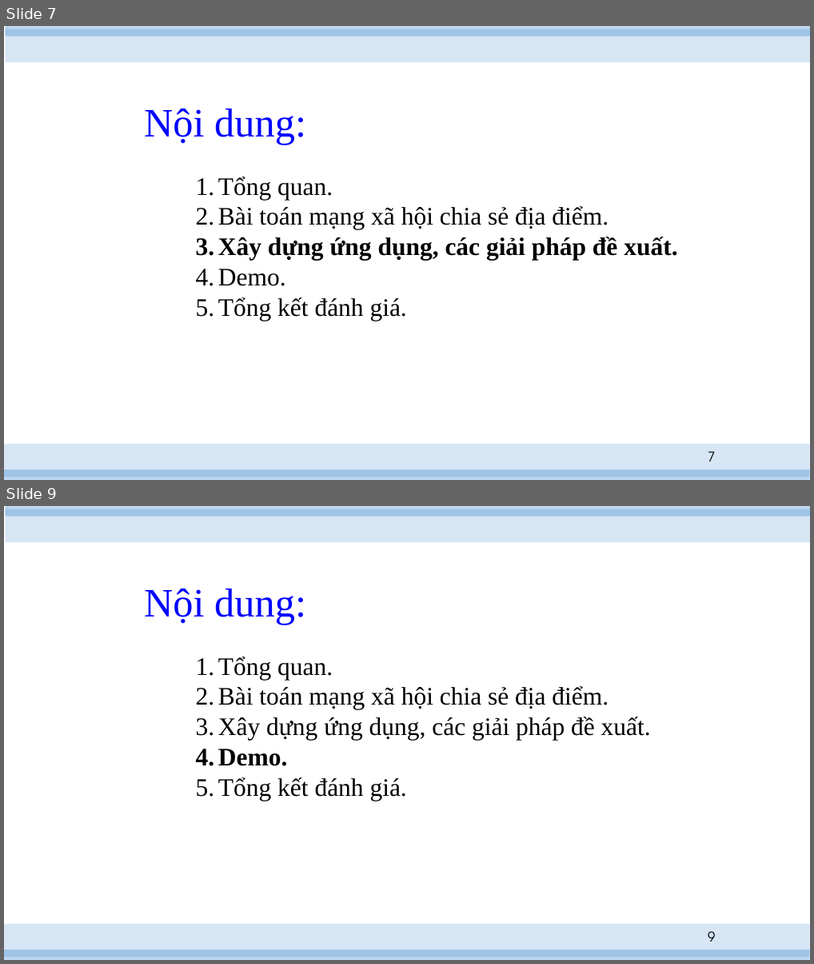
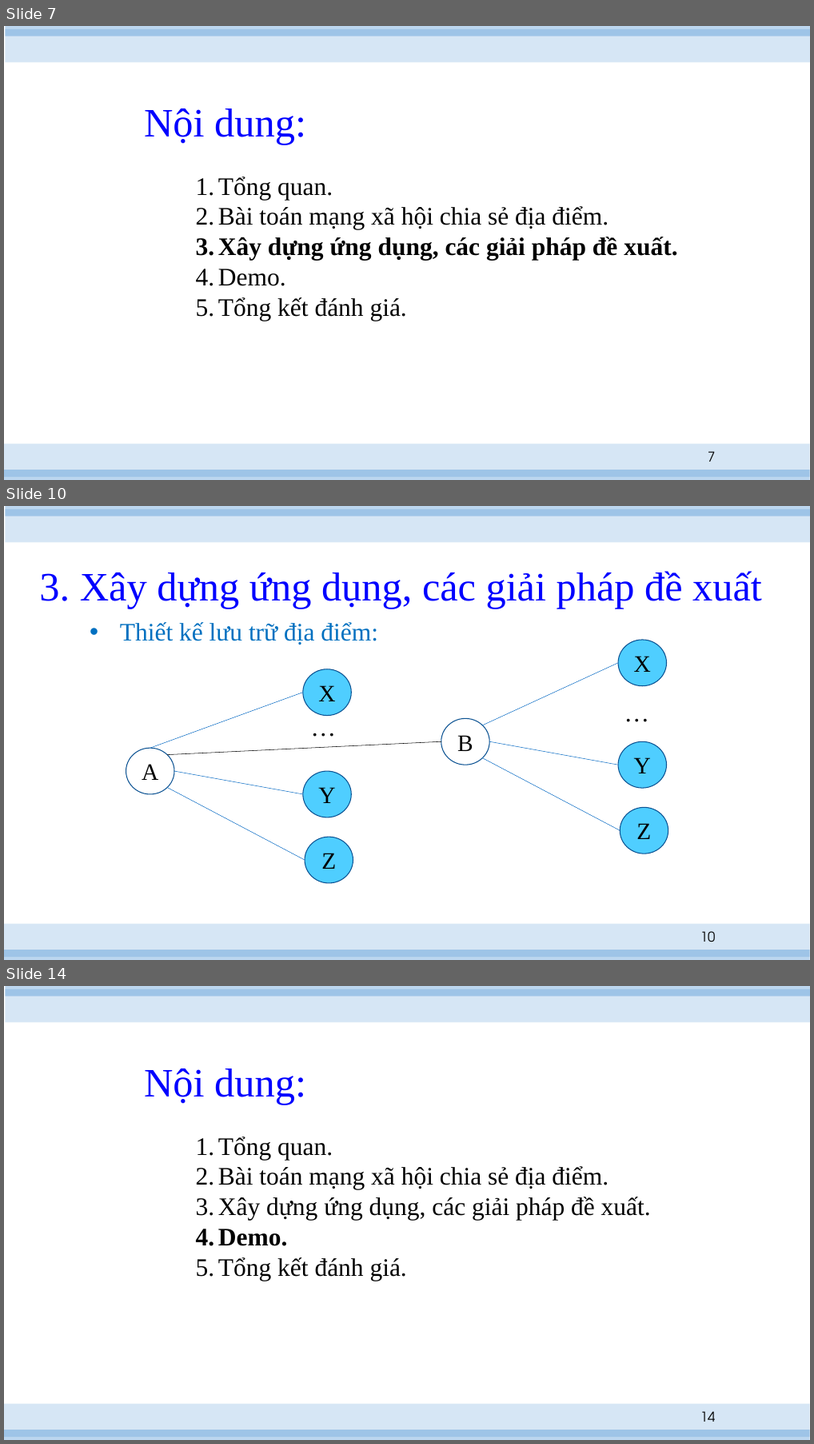
Before and after one commit to hvngoc/Presentation, a slide deck: slide.pptx. Shown one above the other, each under a label of ours: slides 7 and 9 before the commit, slides 7, 10 and 14 after it; the slides between them are not shown. The pictures are 814x964 and 814x1444 pixels, drawn with LibreOffice and Linux fonts; fonts in the diff are those of the drawing. Boxes give left, top, right and bottom in pixels: in the first picture for what was removed or moved away, otherwise in the second. Text is boxed around its words. In the diff, an @@ line names an element or a change of style, - is before the commit and + after.

```diff
--- a/slide.pptx
+++ b/slide.pptx
@@ slide 10 added at (4,506,810,960), background #FFFFFF; not listed: 4 template elements that a slide beside it also shows @@
@@ title added at (39,571,762,609), 48 pt, text #0000FF @@
+3. Xây dựng ứng dụng, các giải pháp đề xuất
@@ text added at (120,622,378,644), 30 pt, text #0070C0 @@
+• Thiết kế lưu trữ địa điểm:
@@ ellipse added at (618,640,667,686), fill #4FCEFF, outline #0B5292 1 pt, 28 pt, text #000000 @@
+X
@@ ellipse added at (303,669,352,716), fill #4FCEFF, outline #0B5292 1 pt, 28 pt, text #000000 @@
+X
@@ line added from (483, 725) to (618, 663), #0F6FC6 0.5 pt @@
@@ line added from (150, 748) to (303, 692), #0F6FC6 0.5 pt @@
@@ text added at (618,693,733,731), 30 pt, text #000000 @@
+…
@@ text added at (305,708,419,744), 30 pt, text #000000 @@
+…
@@ ellipse added at (442,718,490,764), fill #FFFFFF, outline #0B5292 1 pt, 28 pt, text #000000 @@
+B
@@ line added from (167, 755) to (442, 741), #000000 0.5 pt @@
@@ line added from (490, 741) to (618, 764), #0F6FC6 0.5 pt @@
@@ ellipse added at (618,741,667,788), fill #4FCEFF, outline #0B5292 1 pt, 28 pt, text #000000 @@
+Y
@@ ellipse added at (126,748,174,794), fill #FFFFFF, outline #0B5292 1 pt, 28 pt, text #000000 @@
+A
@@ line added from (483, 758) to (621, 830), #0F6FC6 0.5 pt @@
@@ line added from (167, 788) to (305, 860), #0F6FC6 0.5 pt @@
@@ line added from (174, 771) to (303, 794), #0F6FC6 0.5 pt @@
@@ ellipse added at (303,771,352,817), fill #4FCEFF, outline #0B5292 1 pt, 28 pt, text #000000 @@
+Y
@@ ellipse added at (621,808,669,853), fill #4FCEFF, outline #0B5292 1 pt, 28 pt, text #000000 @@
+Z
@@ ellipse added at (305,836,353,882), fill #4FCEFF, outline #0B5292 1 pt, 28 pt, text #000000 @@
+Z
@@ page number added at (701,931,716,942), 16 pt, text #000000 @@
+10
@@ what was slide 9 is now slide 14 @@
@@ page number at (701,1411,716,1421): text changed @@
-9
+14
```
Also in this commit, not shown: 1 slide changed, 4 other slides added.
